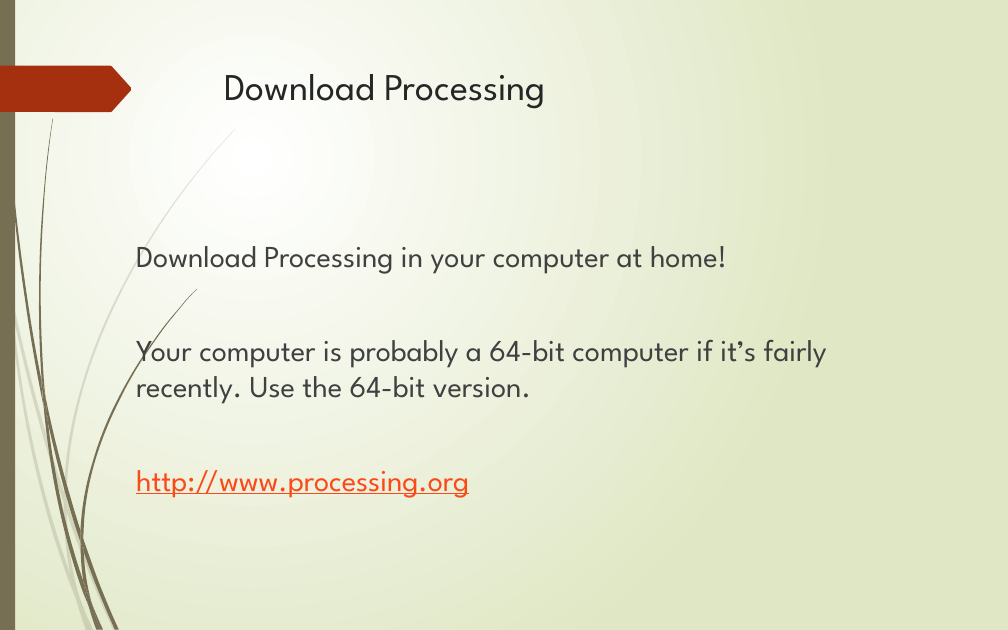
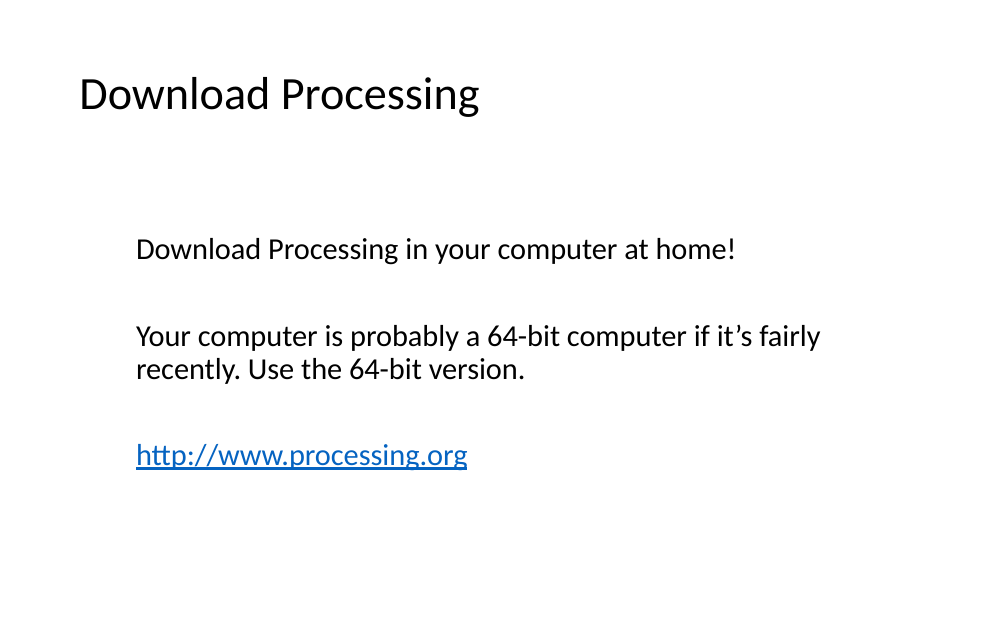
Before and after one commit to LongBaoNguyen/longbaonguyen.github.io, a slide deck: slide 27 of courses/apcsa/processing/processing1.pptx. Drawn at 1008x630 pixels with LibreOffice and Linux fonts; fonts in the diff are those of the drawing. Boxes give left, top, right and bottom in pixels: in the first picture for what was removed or moved away, otherwise in the second. Text is boxed around its words. In the diff, an @@ line names an element or a change of style, - is before the commit and + after.

```diff
--- a/courses/apcsa/processing/processing1.pptx
+++ b/courses/apcsa/processing/processing1.pptx
@@ background gradient #FFFFFF to #DFE8C4 to #FFFFFF @@
@@ rectangle removed at [0, 0, 15, 630] @@
@@ title "Download Processing": place and size @@
-title "Download Processing" at [224, 74, 546, 109]
+title "Download Processing" at [79, 77, 480, 117]
@@ title "Download Processing" at [79, 77, 480, 117]: size 27 to 33 pt, font League Spartan to Calibri, text colour #262626 to #000000; line spacing 1 to 0.9; vertical alignment top to middle @@
@@ freeform shape removed at [0, 66, 131, 112] @@
@@ text "Download Processing in your computer ..." at [136, 238, 820, 471]: font League Spartan to Calibri; text colour #404040 to #000000 in "Download Processing in your computer at home!", "Your computer is probably a 64-bit computer ..."; text colour #FB4A18 to #0563C1 in "http://www.processing.org"; line spacing 1 to 0.9 @@
@@ group removed at [0, 128, 236, 630]: 10 freeform shapes @@
@@ group removed at [2, 0, 198, 630]: 12 freeform shapes @@
```
Also in this commit, not shown: 31 other slides changed, 7 other files.
